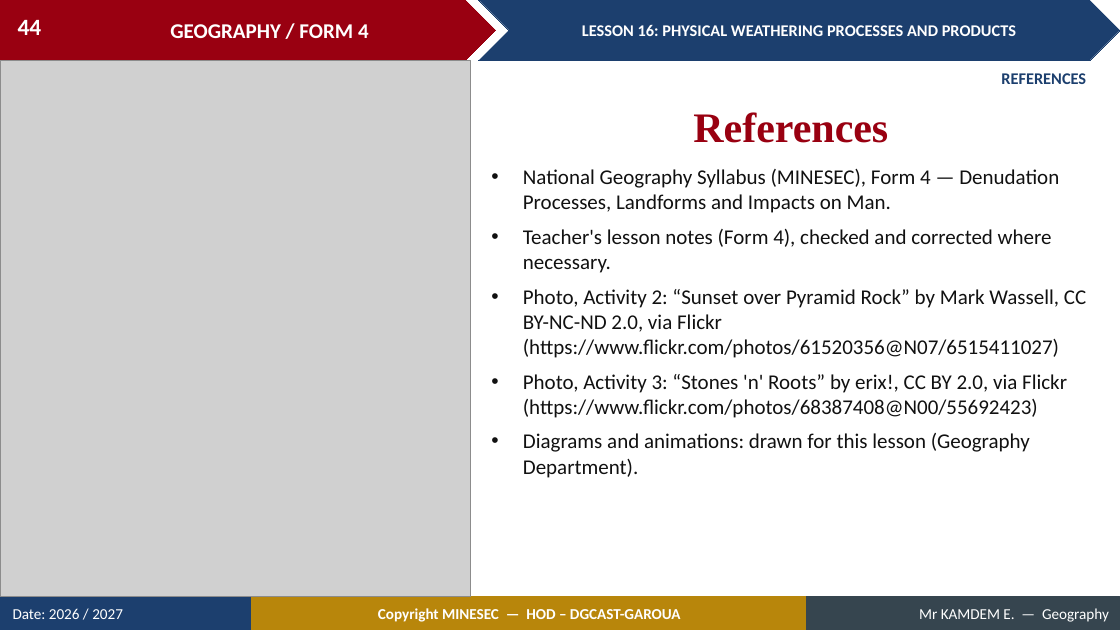
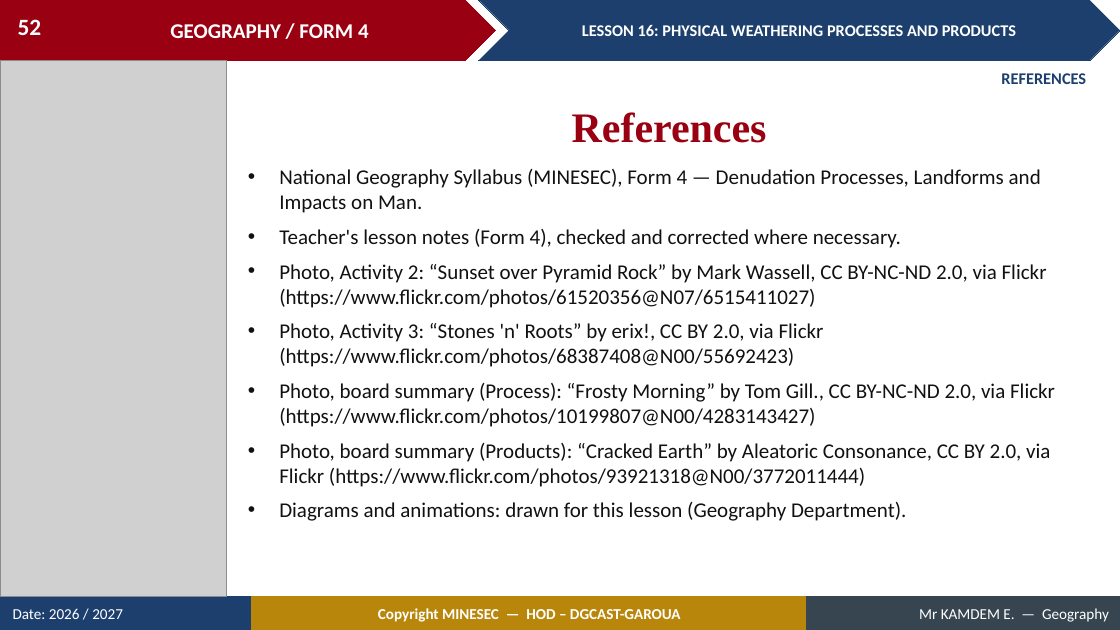
Before and after one commit to Berthautk/linea-github, a slide deck: slide 52 of lecons/F3/19_FORM4_LESSON16_Physical_Weathering.pptx (slide 44 before the commit). Drawn at 1120x630 pixels with LibreOffice and Linux fonts; fonts in the diff are those of the drawing; grey boxes stand for pictures. Boxes give left, top, right and bottom in pixels: in the first picture for what was removed or moved away, otherwise in the second. Text is boxed around its words. In the diff, an @@ line names an element or a change of style, - is before the commit and + after.

```diff
--- a/lecons/F3/19_FORM4_LESSON16_Physical_Weathering.pptx
+++ b/lecons/F3/19_FORM4_LESSON16_Physical_Weathering.pptx
@@ page number at (18, 19, 42, 35): text changed @@
-44
+52
@@ picture: place and size @@
-picture at (0, 60, 471, 597)
+picture at (0, 60, 227, 597)
@@ text "References": place and size @@
-text "References" at (693, 112, 888, 143)
+text "References" at (572, 112, 767, 143)
@@ text "National Geography Syllabus (MINESEC), Form ...": place and size @@
-text "National Geography Syllabus (MINESEC), Form ..." at (523, 169, 1086, 478)
+text "National Geography Syllabus (MINESEC), Form ..." at (279, 169, 1055, 521)
@@ text at (279, 383, 1055, 487): paragraphs added @@
+• Photo, board summary (Process): “Frosty Morning” by Tom Gill., CC BY-NC-ND 2.0, via Flickr (https://www.flickr.com/photos/10199807@N00/4283143427)
+• Photo, board summary (Products): “Cracked Earth” by Aleatoric Consonance, CC BY 2.0, via Flickr (https://www.flickr.com/photos/93921318@N00/3772011444)
```
Also in this commit, not shown: 15 other slides changed, 11 slides added, 3 slides removed, 11 other files.
